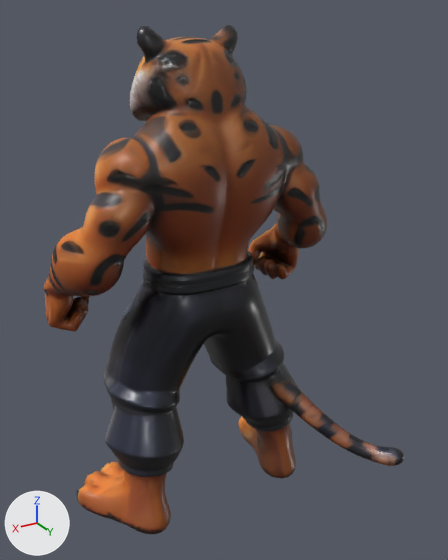
An edit to the glTF model assets/models/characters/harimau-sumatra.glb, drawn before and after from the same camera.
Before and after are seen from a 50 mm camera at (0.912, 1.516, 1.632) aimed at (-0.012, -0.024, 0.862). The axes (+X, +Y, +Z) are drawn at lower left. The lights are the same throughout. The older version comes first. Vertices at exactly the same position are counted once.

Objects in the first picture: 'Body'.
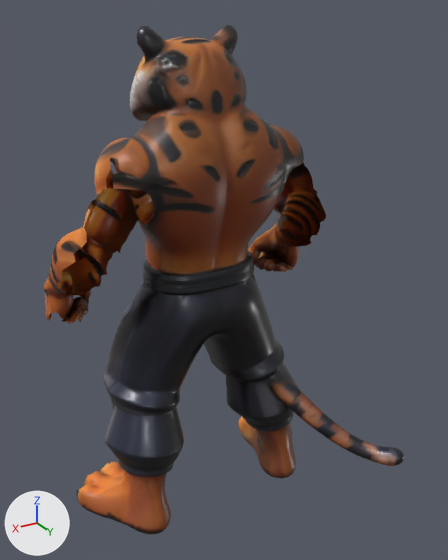
Changed parts and their boxes [x1, y1, x2, y2] in the pictures (448 x 560 px):
part 1 of me_model, cut back (brown)
    before: [48, 189, 154, 332]
part 2 of me_model, cut back (brown)
    before: [249, 162, 327, 279]

Edits to the bpy script that builds the scene:
```text
Change me_model:
    used by ob_body; location = (0.0, 0.0, 0.0)
    remove me_model.from_pydata(...)  # 11998 vertices, 24000 faces; spans x -0.49..0.49, y -0.41..0.41, z 0.0..1.6
    add me_model.from_pydata(...)  # 11338 vertices, 22351 faces; spans x -0.49..0.49, y -0.41..0.41, z 0.0..1.6
    me_model part 1: 1 vertex moved within x 0.4, y -0.23, z 0.73; 348 vertices removed from x 0.23..0.49, y -0.37..0.02, z 0.69..1.19
    me_model part 2: 1 vertex moved within x -0.47, y -0.28, z 0.72; 312 vertices removed from x -0.49..-0.22, y -0.37..0.02, z 0.69..1.19
```
